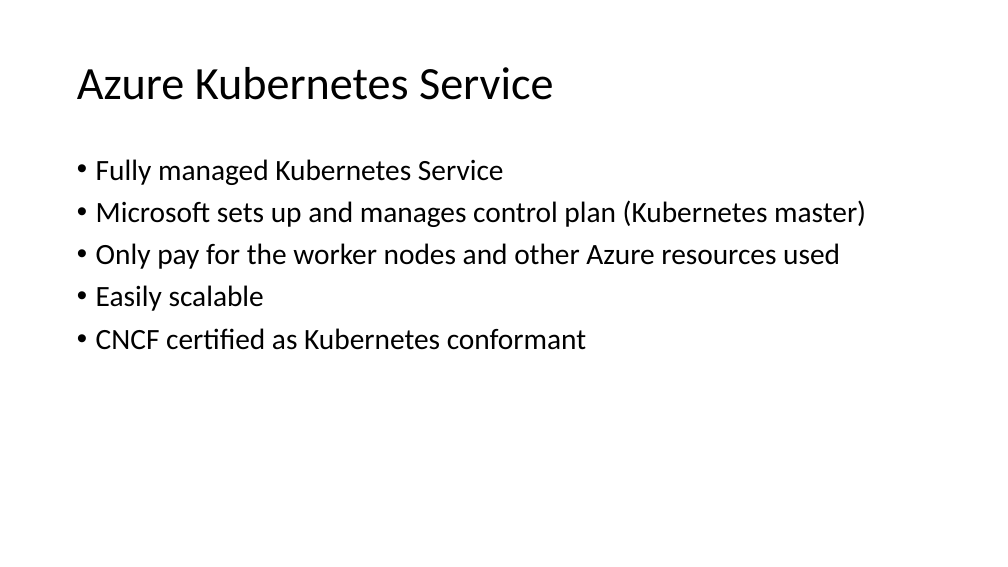
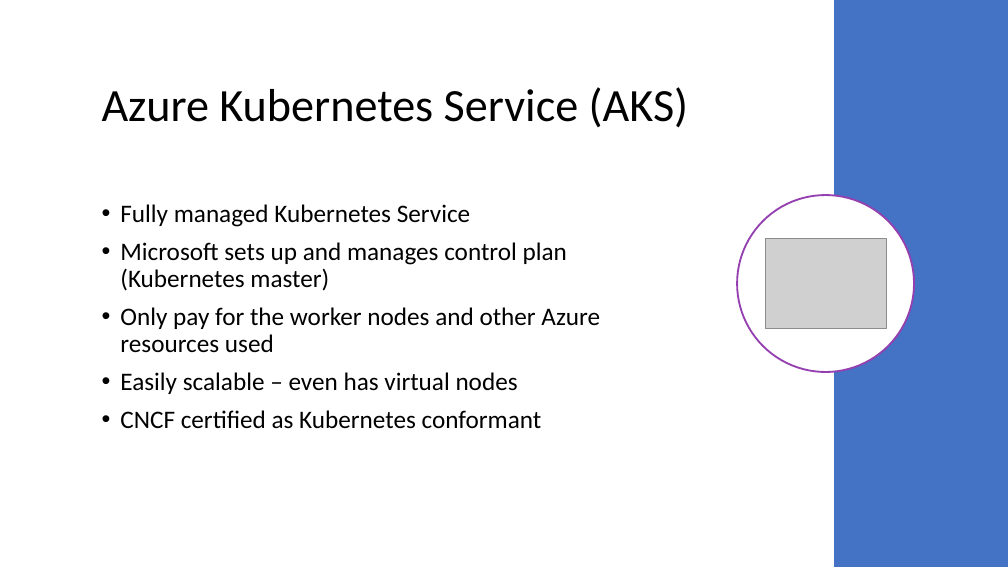
Before and after one commit to JasonHaley/GettingStartedWithAKS, a slide deck: slide 22 of presentations/Getting Started with AKS.pptx. Drawn at 1008x567 pixels with LibreOffice and Linux fonts; fonts in the diff are those of the drawing; grey boxes stand for pictures. Boxes give left, top, right and bottom in pixels: in the first picture for what was removed or moved away, otherwise in the second. Text is boxed around its words. In the diff, an @@ line names an element or a change of style, - is before the commit and + after.

```diff
--- a/presentations/Getting Started with AKS.pptx
+++ b/presentations/Getting Started with AKS.pptx
@@ rectangle added at <box>834,0,1008,567</box>, fill #4472C4 @@
@@ title at <box>102,87,689,128</box>: text changed @@
-Azure Kubernetes Service
+Azure Kubernetes Service (AKS)
@@ text "Fully managed Kubernetes Service": place and size @@
-text "Fully managed Kubernetes Service" at <box>96,159,866,350</box>
+text "Fully managed Kubernetes Service" at <box>120,204,600,429</box>
@@ text "Fully managed Kubernetes Service" at <box>120,204,600,429</box>: vertical alignment top to middle @@
@@ text at <box>120,204,600,429</box>: size 28 to 24 pt in "Fully managed Kubernetes Service", "Microsoft sets up and manages control plan ...", "Only pay for the worker nodes and ...", "CNCF certified as Kubernetes conformant" @@
@@ ellipse added at <box>737,195,914,372</box>, fill #FFFFFF, outline #9440B0 1.75 pt @@
@@ picture added at <box>765,238,886,328</box> @@
@@ text at <box>120,372,518,394</box>: text changed; size 28 to 24 pt @@
-• Easily scalable
+• Easily scalable – even has virtual nodes
```
Also in this commit, not shown: 41 other slides changed.
